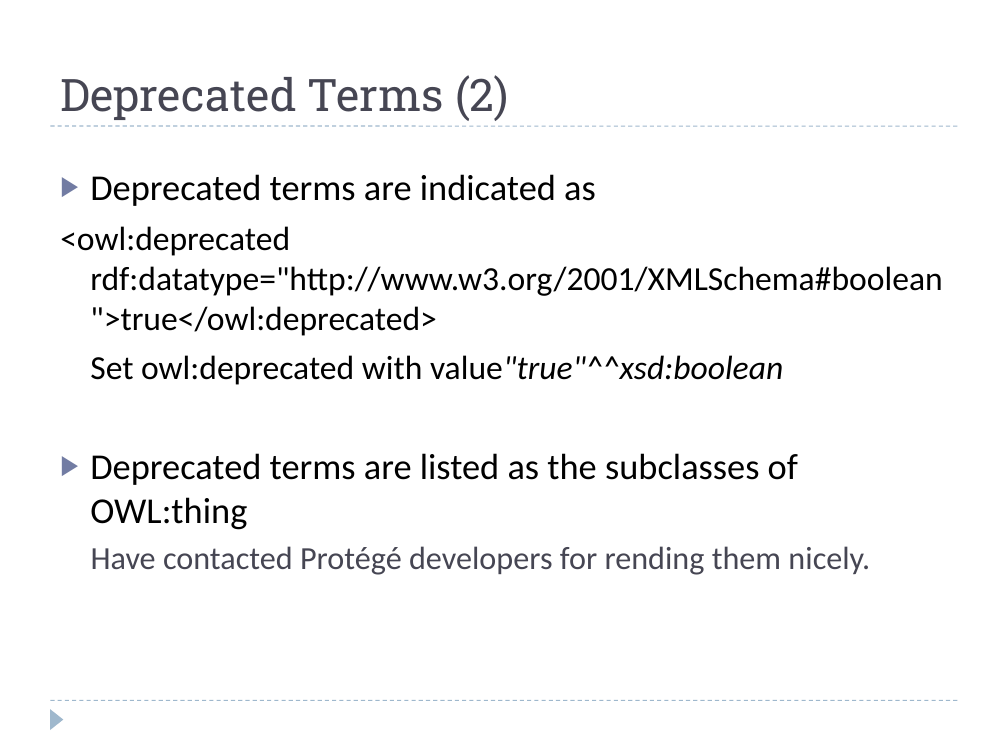
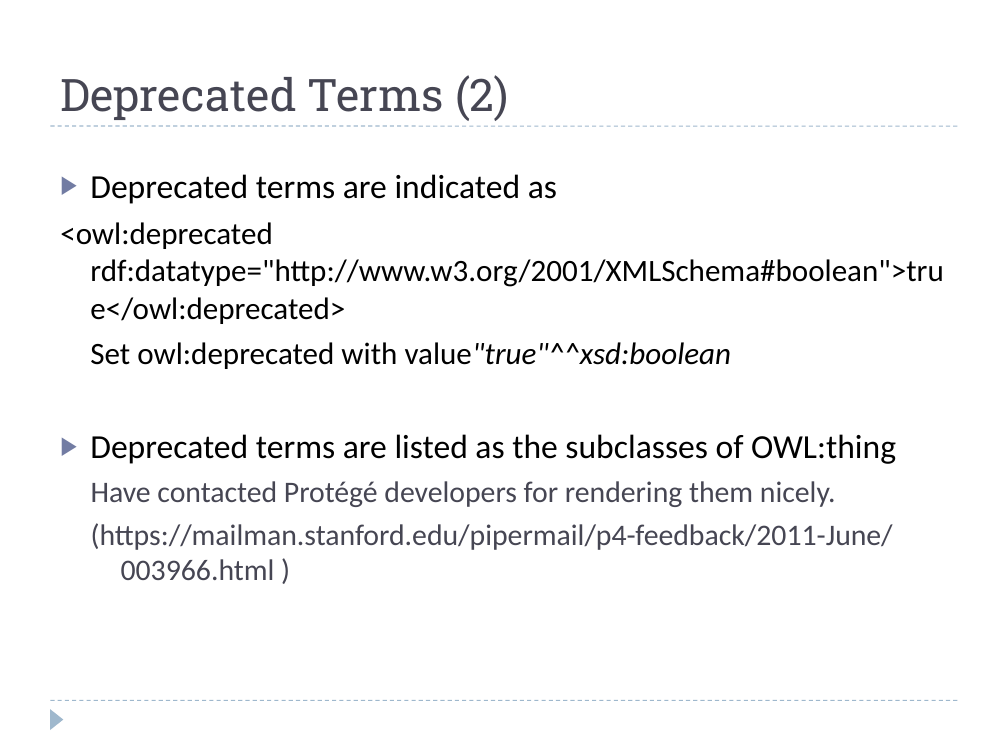
Before and after one commit to obi-ontology/obi-legacy-svn, a slide deck: slide 19 of trunk/docs/presentations/OBI workshop May 2012 Ann Arbor/OBI-tech.ppt. Drawn at 1008x756 pixels with LibreOffice and Linux fonts; fonts in the diff are those of the drawing. Boxes give left, top, right and bottom in pixels: in the first picture for what was removed or moved away, otherwise in the second. Text is boxed around its words. In the diff, an @@ line names an element or a change of style, - is before the commit and + after.

```diff
--- a/trunk/docs/presentations/OBI workshop May 2012 Ann Arbor/OBI-tech.ppt
+++ b/trunk/docs/presentations/OBI workshop May 2012 Ann Arbor/OBI-tech.ppt
@@ text at <box>60,174,943,464</box>: size 26 to 24.1 pt in "Deprecated terms are indicated as", "Deprecated terms are listed as the subclasses ..."; size 24 to 22.2 pt in "<owl:deprecated rdf:datatype="http://www.w3.org/2001/XMLSche ...", "Set owl:deprecated with value"true"^^xsd:boolean" @@
@@ text at <box>91,481,893,580</box>: text changed; size 23 to 21.3 pt @@
-  Have contacted Protégé developers for rending them nicely.
+  Have contacted Protégé developers for rendering them nicely.
+  (https://mailman.stanford.edu/pipermail/p4-feedback/2011-June/003966.html )
```
